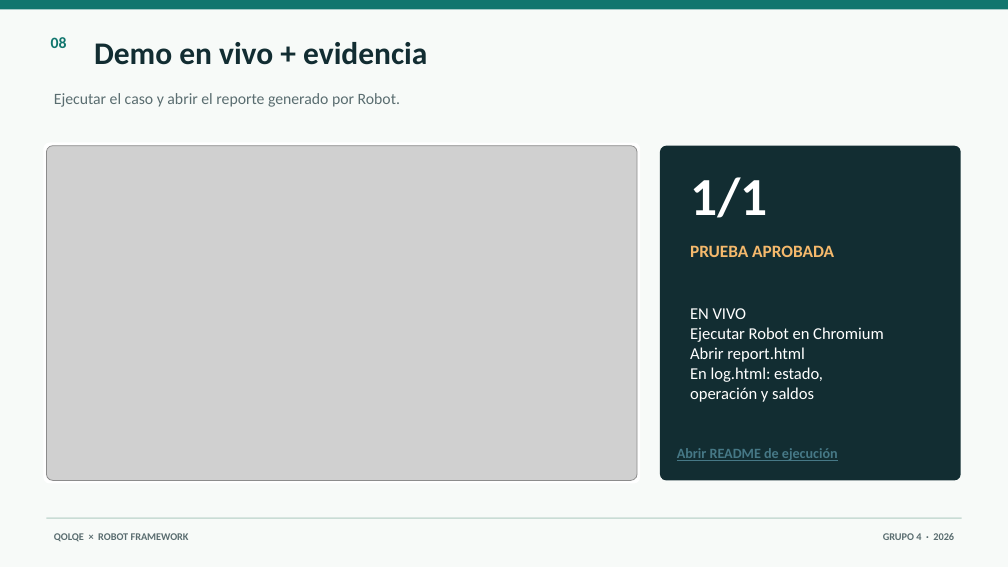
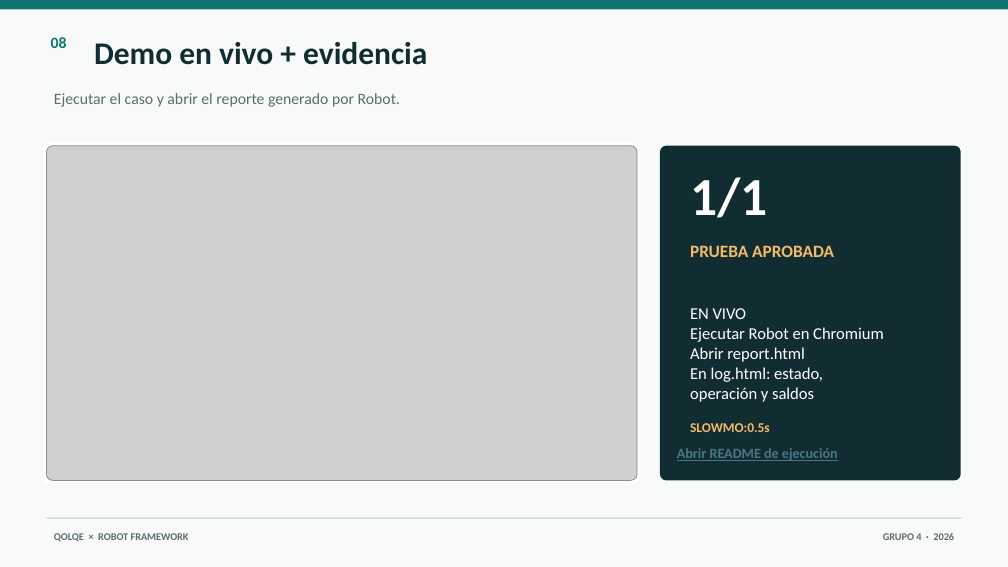
Before and after one commit to Joharjbe/qolqe-wallet, a slide deck: slide 8 of docs/Presentacion_Robot_Framework_G4_visual.pptx. Drawn at 1008x567 pixels with LibreOffice and Linux fonts; fonts in the diff are those of the drawing; grey boxes stand for pictures. Boxes give left, top, right and bottom in pixels: in the first picture for what was removed or moved away, otherwise in the second. Text is boxed around its words. In the diff, an @@ line names an element or a change of style, - is before the commit and + after.

```diff
--- a/docs/Presentacion_Robot_Framework_G4_visual.pptx
+++ b/docs/Presentacion_Robot_Framework_G4_visual.pptx
@@ text added at (x1=690, y1=423, x2=770, y2=432), 12.8 pt, text #F5B96C, bold @@
+SLOWMO:0.5s
```
Also in this commit, not shown: 3 other files.
